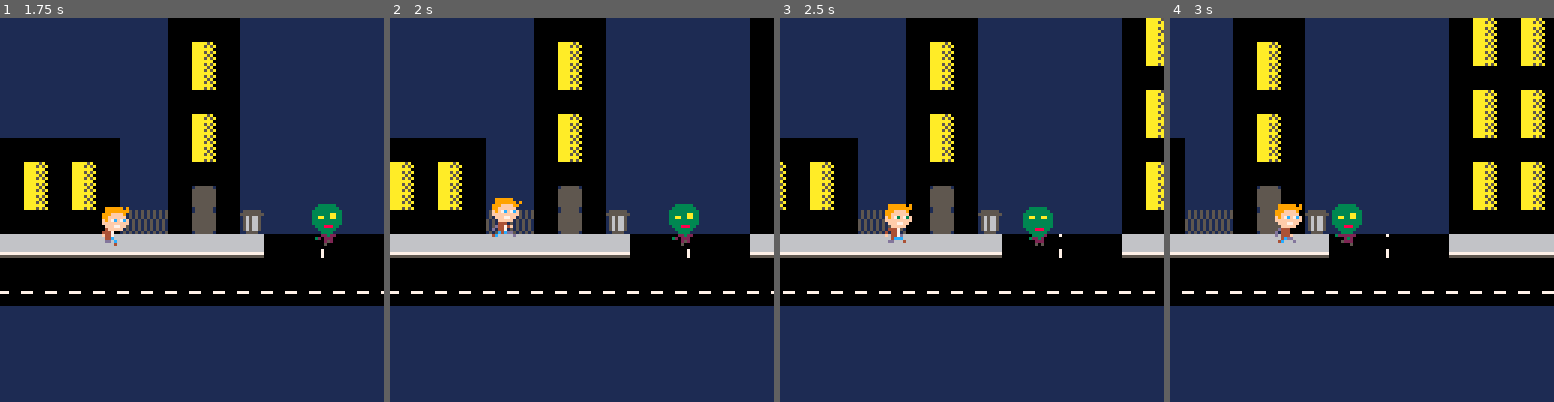
Above: before the commit, frames 1-4 (left to right).
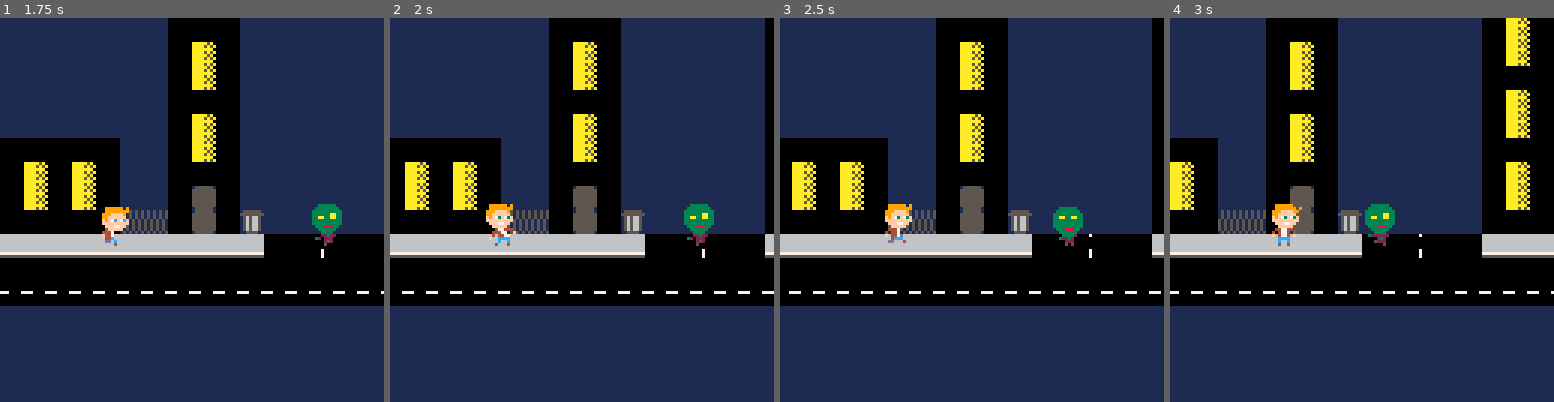
Above: after the commit, the same moments.

Repository: NicolaMigliore/zombie
Game: PICO-8 cartridge zombie.p8
Same seed, same stepped clock (60 frames per second), same inputs: the game is played once before the commit and once after it.
Inputs:
- Up to frame 1 (1.75 s): tap X (X key) at 0.33, 1.07 s; tap O (Z key) at 0.7, 1.7 s; hold Right from 1.6 s (still down)
- Up to frame 2 (2 s): keep holding Right; tap X (X key) at 1.85 s
- Up to frame 3 (2.5 s): release Right at 2.1 s; tap O (Z key) at 2.1 s; hold Up 2.15-2.42 s; hold Right from 2.47 s (still down)
- Up to frame 4 (3 s): keep holding Right; tap O (Z key) at 2.5, 2.9 s; tap X (X key) at 2.97 s

Frame 1 is identical in both runs. In frame 2, 16% of the frame differs, in the area x 0-100%, y 0-72%; in frame 3, 24%; in frame 4, 27%.

Commit message:
Changed state management system

Diff:
--- a/ECS/entities/player.lua
+++ b/ECS/entities/player.lua
@@ -81,31 +81,67 @@
         }
     }
     local player_states = {
-        idle_left = function(_e) return (not _e.intention.left and _e.state.current == 'run_left') or (_e.state.current == "punch_left" and _e.animation.anim_i > 5) end,
         idle = function(_e)
-            local stopped_moving = not _e.intention.right and _e.state.current == 'run_right'
-            local animation_frame = _e.animation.anim_i
-            local attack_ended = _e.state.current == "punch_right" and animation_frame > 5
-            return stopped_moving or attack_ended
-
-        end,
-        run_left = function(_e) return _e.intention.left end,
-        run_right = function(_e) return _e.intention.right or (_e.state.current == "punch_right" and _e.animation.anim_i > 5) end,
+            -- move player
+            if(_e.intention.left) return 'run_left'
+            if(_e.intention.right) return 'run_right'
+
+            -- attack
+            if(_e.intention.x) return "punch_right"
+
+            -- return current state
+            return "idle"
+        end,
+        idle_left = function(_e)
+            -- move player
+            if(_e.intention.left) return 'run_left'
+            if(_e.intention.right) return 'run_right'
+
+            -- attack
+            if(_e.intention.x) return "punch_left"
+
+            -- return current state
+            return "idle_left"
+        end,
+        run_right = function(_e)
+            -- attack
+            if(_e.intention.x) _e.intention.right=false return "punch_right"
+
+            -- keep moving
+            if(_e.intention.right) return "run_right"
+            if(_e.intention.left) return "run_left"
+
+            -- stop
+            return "idle"
+        end,
+        run_left = function(_e)
+            -- attack
+            if(_e.intention.x) _e.intention.left=false return "punch_left"
+
+            -- keep moving
+            if(_e.intention.right) return "run_right"
+            if(_e.intention.left) return "run_left"
+
+            -- stop
+            return "idle_left"
+        end,
         punch_right = function(_e)
-            local looking_right = _e.state.current=="run_right" or _e.state.current=="idle"
-            if looking_right then
-                --local can_attack = _e.battle.cooldown==0
-                local attacking = _e.intention.x
-                if attacking then
-                    -- local not_moving = not _e.intention.right
-                    return true
-                    -- return looking_right and can_attack and attacking --and not_moving
-                end
-            end
-            return false
+            local attack_ended = _e.animation.anim_i > #_e.animation.animations["punch_right"].frames
+
+            -- idle
+            if(attack_ended) return "idle"
+
+            -- keep punching
+            return "punch_right"
         end,
         punch_left = function(_e)
-            return (_e.state.current=="run_left" or _e.state.current=="idle_left") and (_e.intention.x) and not _e.intention.left
+            local attack_ended = _e.animation.anim_i > #_e.animation.animations["punch_left"].frames
+
+            -- idle
+            if(attack_ended) return "idle_left"
+
+            -- keep punching
+            return "punch_left"
         end,
     }
     local player_hitboxes = {
@@ -146,15 +182,19 @@
 end
 
 function player_contol(_e)
-    -- player movement
-    _e.intention.left = btn(_e.control.left)
-    _e.intention.right = btn(_e.control.right)
-    _e.intention.is_moving = _e.intention.left or _e.intention.right
-
-    _e.intention.o = btnp(_e.control.o)
-
     -- player attack
     _e.intention.x = btnp(_e.control.x)
+
+    local is_attacking = _e.state.current == "punch_right" or _e.state.current == "punch_left"
+
+    -- player movement
+    _e.intention.left = not is_attacking and btn(_e.control.left)
+    _e.intention.right = not is_attacking and btn(_e.control.right)
+    _e.intention.is_moving = _e.intention.left or _e.intention.right
+
+    _e.intention.o = btnp(_e.control.o)
+
+
     -- if btnp(❎) then
     --     _e.intention.x = true
     -- end
--- a/ECS/entities/zombie.lua
+++ b/ECS/entities/zombie.lua
@@ -1,6 +1,20 @@
 function spawn_zombie()
     local zombie_animations = {
         idle = {
+            frames = {
+                {x=48,y=48,w=16,h=16},
+                {x=48,y=48,w=16,h=16},
+                {x=48,y=48,w=16,h=16},
+                {x=64,y=48,w=16,h=16},
+                {x=80,y=48,w=16,h=16},
+                {x=96,y=48,w=16,h=16},
+                {x=48,y=48,w=16,h=16},
+            },
+            speed = 0.1,
+            loop = true,
+            flip = false,
+        },
+        idle_left = {
             frames = {
                 {x=48,y=48,w=16,h=16},
                 {x=48,y=48,w=16,h=16},
@@ -73,33 +87,107 @@
             loop = true,
             flip = true,
         },
+        attack_right = {
+            frames = {
+                {x=48,y=48,w=16,h=16},
+                {x=80,y=64,w=16,h=16},
+                {x=96,y=64,w=16,h=16},
+                {x=112,y=64,w=16,h=16},
+                {x=0,y=80,w=16,h=16},
+                {x=16,y=80,w=16,h=16},
+                {x=32,y=80,w=16,h=16},
+                {x=32,y=80,w=16,h=16},
+            },
+            speed = 0.1,
+            loop = false,
+            flip = false,
+        },
+        attack_left = {
+            frames = {
+                {x=48,y=48,w=16,h=16},
+                {x=80,y=64,w=16,h=16},
+                {x=96,y=64,w=16,h=16},
+                {x=112,y=64,w=16,h=16},
+                {x=0,y=80,w=16,h=16},
+                {x=16,y=80,w=16,h=16},
+                {x=32,y=80,w=16,h=16},
+                {x=32,y=80,w=16,h=16},
+            },
+            speed = 0.07,
+            loop = false,
+            flip = true,
+        },
     }
     local zombie_states = {
         idle = function(_e)
-            local stopped_moving = (not _e.intention.right and _e.state.current == 'run_right') or (not _e.intention.left and _e.state.current == 'run_left')
-            local damage_ended = _e.state.current == "damaged" and _e.animation.anim_i > #_e.animation.animations[_e.animation.active_anim].frames
-            return stopped_moving or damage_ended
-        end,
-        deletion = function(_e)
-            local death_ended = _e.state.current == "_death" and _e.animation.anim_i > #_e.animation.animations[_e.animation.active_anim].frames
-            if(death_ended) del(entities,_e)
+            -- move zombie
+            if(_e.intention.left) return "run_left"
+            if(_e.intention.right) return "run_right"
+
+            -- attack
+            if(_e.intention.x) return "attack_right"
+
+            -- idle
+            return "idle"
+        end,
+        idle_left = function(_e)
+            -- move zombie
+            if(_e.intention.left) return "run_left"
+            if(_e.intention.right) return "run_right"
+
+            -- attack
+            if(_e.intention.x) return "attack_left"
+
+            -- idle
+            return "idle_left"
+        end,
+        damaged = function(_e)
+            -- idle
+            local damage_ended = _e.animation.anim_i > #_e.animation.animations["damaged"].frames
+            if(damage_ended) return "idle"
+            -- continue damaged state
+            return "damaged"
+        end,
+        _death = function(_e)
+            local death_ended = _e.animation.anim_i > #_e.animation.animations["_death"].frames
+            -- delete entity
+            if death_ended then
+                del(entities,_e)
+            else
+                return "_death"
+            end
         end,
         run_left = function(_e)
-            local entry_states_conditions = {
-                idle = true,
-                damaged = _e.animation.anim_i > #_e.animation.animations[_e.animation.active_anim].frames,
-                attack_left = _e.animation.anim_i > #_e.animation.animations[_e.animation.active_anim].frames,
-            }
-            return _e.intention.left and entry_states_conditions[_e.state.current]
+            -- attack
+            if(_e.intention.x) return "attack_left"
+            -- keep moving
+            if(_e.intention.right) return "run_right"
+            if(_e.intention.left) return "run_left"
+            -- idle
+            return "idle"
         end,
         run_right = function(_e)
-            -- todo: copy from run_left
-            -- local entry_states_conditions = {
-            --     idle = true,
-            --     damaged = _e.animation.anim_i > #_e.animation.animations[_e.animation.active_anim].frames,
-            --     attack_left = _e.animation.anim_i > #_e.animation.animations[_e.animation.active_anim].frames,
-            -- }
-            -- return _e.intention.left and entry_states_conditions[_e.state.current]
+            -- attack
+            if(_e.intention.x) return "attack_right"
+            -- keep moving
+            if(_e.intention.right) return "run_right"
+            if(_e.intention.left) return "run_left"
+            -- idle
+            return "idle"
+        end,
+        attack_left = function(_e)
+            local attack_ended = _e.animation.anim_i > #_e.animation.animations["attack_left"].frames
+            -- idle
+            if(attack_ended) return "idle_left"
+            -- keep punching
+            return "attack_left"
+        end,
+        attack_right = function(_e)
+            local attack_ended = _e.animation.anim_i > #_e.animation.animations["attack_right"].frames
+            -- idle
+            if(attack_ended) return "idle"
+            -- keep punching
+            return "attack_right"
         end,
     }
     local zombie_hurtboxes = {
@@ -108,6 +196,10 @@
         run_left = { ox=4, oy=3, w=7, h=12 },
         attack_right = { ox=4, oy=3, w=7, h=12 },
         attack_left = { ox=4, oy=3, w=7, h=12 },
+    }
+    local zombie_hitboxes = {
+        attack_left = { ox=0, oy=8, w=3, h=4 },
+        attack_left = { ox=12, oy=8, w=3, h=4 }
     }
     local new_zombie = new_entity({
         kind = "zombie",
@@ -117,26 +209,37 @@
         state = new_state(zombie_states,"idle"),
         intention = new_intention(),
         control = new_control({spd_x = 0.2}),
-        collider = new_collider(5,3,5,12,{spd_x=0.5}),
+        -- collider = new_collider(5,3,5,12,{spd_x=0.5}),
         battle = new_battle({},zombie_hurtboxes,{health=100}),
-        triggers = {new_trigger(-68,0,140,10, zombie_ontrigger, 'always')}
+        triggers = {new_trigger(-68,0,140,10, zombie_onplayerspot, 'once')}
     })
     add(entities, new_zombie)
 end
 
-function zombie_ontrigger(_e,_o)
-    if _o.kind=="player" then
-        local distance = _e.position.x - _o.position.x
-        if abs(distance) > 2 then
-            -- _e.position.x -= distance / 500
-            -- local new_val = distance>0 and "run_left" or "run_right"
-            local direction = sgn(distance)
-            if(direction==-1) _e.intention.right = true _e.intention.left = false
-            if(direction==1) _e.intention.right = false _e.intention.left = true
-            -- log(new_val)
-            -- _e.state.current = new_val
-        else
-            -- attack
-        end
+function zombie_control(_e)
+    -- reset intentions
+    _e.intention.right = false
+    _e.intention.left = false
+    _e.intention.x = false
+
+    local is_attacking = _e.state.current == "attack_right" or _e.state.current == "attack_left"
+    local distance = (_e.position.x+8) - (player.position.x+8)
+    -- zombies always know where the player is
+
+    if abs(distance) > 7 and not is_attacking then
+        -- walk
+        local direction = sgn(distance)
+        if(direction==-1) _e.intention.right = true
+        if(direction==1)  _e.intention.left = true
+    else
+        -- attack
+        _e.intention.x = true
     end
 end
+
+-- add controll to zombie when it spots the player
+function zombie_onplayerspot(_e,_o)
+    if _o.kind=="player" then
+        _e.control.control = zombie_control
+    end
+end
--- a/ECS/systems.lua
+++ b/ECS/systems.lua
@@ -1,4 +1,4 @@
---- create graphics system
+-- #region graphics system
 -- handles game graphics
 function create_graphics_system()
     return {
@@ -95,7 +95,7 @@
     }
 end
 
---- create animation system
+-- #region animation system
 -- handles entity animations
 function create_animation_system()
     return {
@@ -126,6 +126,7 @@
                         -- set sprite
                         local new_frame = cur_animation.frames[flr(anim.anim_i)]
                         e.sprite.sprite = new_frame
+                        e.sprite.flip_x = cur_animation.flip
                     end
 
                     -- -- *OLD*
@@ -158,7 +159,7 @@
     }
 end
 
---- create control system
+-- #region control system
 -- handles entity controls
 function create_control_system()
     return {
@@ -173,7 +174,7 @@
     }
 end
 
---- create physics system
+-- #region physics system
 -- handles entity movement
 function create_physics_system()
     return {
@@ -193,13 +194,11 @@
                     if e.intention.left then
                         -- new_x -= 1 * spd_x
                         direction_x = -1
-                        if (e.sprite) e.sprite.flip_x = true
                     end
                     -- right movement
                     if e.intention.right then
                         -- new_x += 1 * spd_x
                         direction_x = 1
-                        if (e.sprite) e.sprite.flip_x = false
                     end
                     new_x += direction_x * spd_x
 
@@ -271,15 +270,17 @@
     }
 end
 
+-- #region state system
 function create_state_system()
     return {
         update = function()
             for e in all(entities) do
                 if e.state and e.state.rules then
+                    -- if(e.state.previous!=e.state.current)log(e.kind..":"..e.state.previous.."->"..e.state.current)
                     e.state.previous = e.state.current
-                    for state_name,rule in pairs(e.state.rules) do
-                        if(rule(e)) e.state.current = state_name
-                        -- if(e.state.current != e.state.previous) log(e.state.previous.."->"..e.state.current)
+                    local state_rule = e.state.rules[e.state.current]
+                    if state_rule then
+                        e.state.current = state_rule(e)
                     end
                 end
             end
